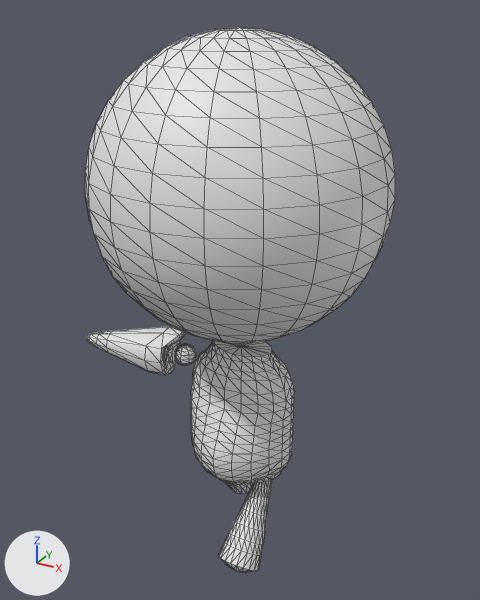
A saved change to the OBJ model res/models/planetHead/exp_10.obj.
Both versions are drawn from a 50 mm camera at (3.57, -6.52, 8.3) aimed at (-0.11, 0.17, 4.95). Every picture has the same lights, and +X, +Y and +Z are marked at lower left. Mesh edges are drawn as thin lines. Where no turn or scale is listed for an object, it has been applied to the vertices.

Objects in the first picture: 'exp_10'.
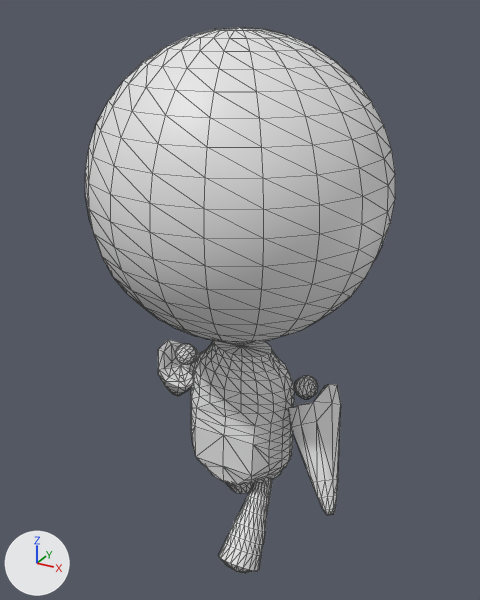
Edits to the bpy script that builds the scene:
```text
Change me_exp_10:
    used by ob_exp_10; location = (0.0, 0.0, 0.0)
    remove me_exp_10.from_pydata(...)  # 1316 vertices, 2608 faces; spans x -2.41..1.72, y -1.74..1.7, z 1.53..8.12
    add me_exp_10.from_pydata(...)  # 1438 vertices, 2844 faces; spans x -1.72..1.72, y -1.74..1.7, z 1.53..8.12
    me_exp_10 part 1: the loose piece of 58 vertices spanning x -1.05..-0.76, y -0.05..0.24, z 3.86..4.16 is multiplied about its middle by the matrix ((0.382, 0.322, -0.866), (-0.644, 0.765, 0.0), (0.662, 0.558, 0.5)), then moved by (0.01, 0.0, 0.01)
    me_exp_10 part 2: the loose piece of 90 vertices spanning x -2.41..-0.92, y -0.29..0.37, z 3.69..4.34 is multiplied about its middle by the matrix ((0.382, 0.322, -0.866), (-0.644, 0.765, 0.0), (0.662, 0.558, 0.5)), then moved by (0.44, 0.42, -0.57)
    me_exp_10 part 3: the loose piece of 58 vertices spanning x -1.05..-0.76, y -0.05..0.24, z 3.86..4.16 is copied, and the copy is multiplied about its middle by the matrix ((-0.382, -0.322, 0.866), (0.644, -0.765, 0.0), (0.662, 0.558, 0.5)), then moved by (1.77, -0.01, 0.01); it spans x 0.72..1.02, y -0.06..0.23, z 3.88..4.17
    me_exp_10 part 4: the loose piece of 90 vertices spanning x -2.41..-0.92, y -0.29..0.37, z 3.69..4.34 is copied, and the copy is multiplied about its middle by the matrix ((-0.382, -0.322, 0.866), (0.644, -0.765, 0.0), (0.662, 0.558, 0.5)), then moved by (2.87, -0.32, -0.57); it spans x 0.7..1.58, y -0.65..0.32, z 2.82..4.16
    me_exp_10 part 5
    33 vertices are removed from x -0.43..0.41, y -0.7..-0.46, z 2.7..3.59
    88 faces are deleted
    7 vertices are added at x -0.29..0.29, y -0.46..-0.39, z 2.73..3.59
    36 new faces join them
```

Boxes [x1, y1, x2, y2] around the edits, measured in the pictures (480 x 600 px; the box of a moved part takes in the faces that stretch with it):
part 1 of me_exp_10, moved or reshaped: before [175, 344, 196, 366]; after [175, 343, 197, 365]
part 2 of me_exp_10, moved or reshaped: before [87, 327, 185, 375]; after [158, 340, 199, 396]
part 3 of me_exp_10, added: after [294, 375, 318, 399]
part 4 of me_exp_10, added: after [289, 384, 341, 515]
part 5 of me_exp_10, cut back: [191, 404, 269, 484] in both
